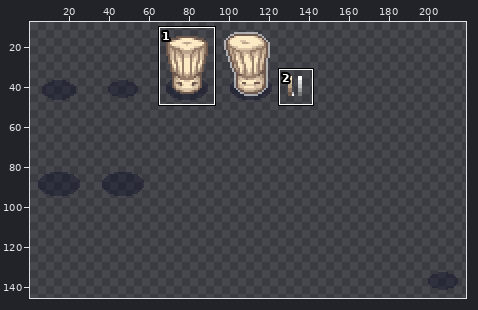
Edited in one commit: pixel-art file (src/- Resource Dump/Aseprite/chef_hat.ase). The picture above shows the old version from afar; the outline marks the close-up.
Close-up. Before the edit:
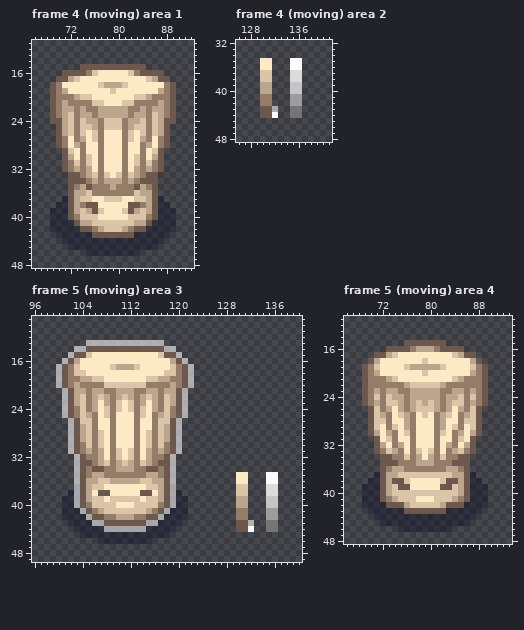
256x256 pixels, 12 frames. Colours within 5 levels of each other are drawn and written as one. Shown: frame 4 (moving) area 1: x 66..92, y 11..48; frame 4 (moving) area 2: x 126..141, y 32..48; frame 5 (moving) area 3: x 96..140, y 9..49; frame 5 (moving) area 4: x 66..93, y 11..48. The wide view leaves out empty margins. The commit also changed other frames or places, which this record leaves out.
New version:
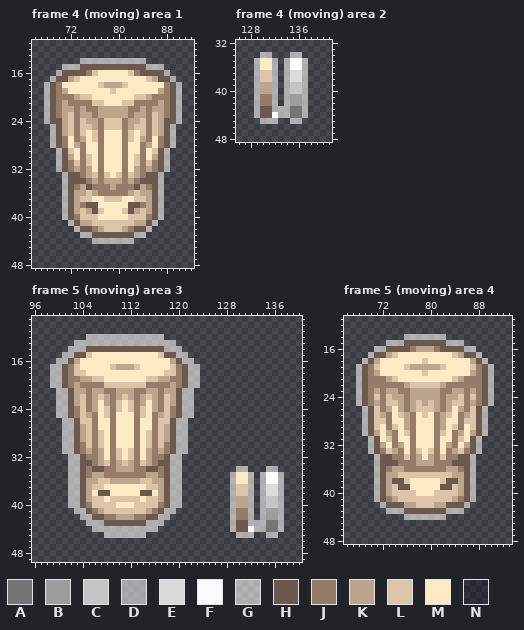
Palette (. is transparent): A #757575  B #9d9d9d  C #c5c5c5  D #cdced3b7  E #dbdbdb  F #fbfbfb  G #ffffff93  H #6d584e  J #947c68  K #bca58d  L #dbc4a7  M #fbeac4  N #01041e55
Edits made:
layer "Shadow" now hidden
Changed rows in their new state; - is an unchanged pixel.
Frame 4 (moving) area 1:
first column x 68:
14 ------GGGGGGGGGGG------
15 ---GGG-----------GGG---
16 --G-----------------G--
17 -G-------------------G-
18 G---------------------G
19 G---------------------G
20 G---------------------G
21 G---------------------G
22 G---------------------G
23 G---------------------G
24 G---------------------G
25 -G-------------------G-
26 -G-------------------G-
27 -G-------------------G-
28 -G-------------------G-
29 --G-----------------G--
30 --G-----------------G--
31 --G-----------------G--
32 --G-----------------G--
33 ---G---------------G---
34 ---G---------------G---
35 ---G---------------G---
36 ---G----K-----K----G---
37 ---G---------------G---
38 --.G---------------G.--
39 -..G---------------G..-
40 -..G---------------G..-
41 -...G-------------G...-
42 -....G-----------G....-
43 --....GG-------GG....--
44 ---.....GGGGGGG.....---
45 ----...............----
46 -------.........-------
Frame 4 (moving) area 2, layer "Layer 1":
first column x 129:
34 -GG---GG-
35 G--G-G--G
36 G--G-G--G
37 G--G-G--G
38 G--G-G--G
39 G--G-G--G
40 G--G-G--G
41 G--G-G--G
42 G--G-G--G
43 G---GG--G
44 G---GG--G
45 -GGG--GG-
Frame 5 (moving) area 3:
first column x 99:
12 ------GGGGGGGGGGGGG--------------------
13 ----GG-------------GG------------------
14 ---G-----------------G-----------------
15 --G-------------------G----------------
16 -G---------------------G---------------
17 G-----------------------G--------------
18 G-----------------------G--------------
19 G-----------------------G--------------
20 G-----------------------G--------------
21 -G---------------------G---------------
22 -G---------------------G---------------
23 -G---------------------G---------------
24 -G---------------------G---------------
25 -G---------------------G---------------
26 --G-------------------G----------------
27 --G-------------------G----------------
28 --G-------------------G----------------
29 --G-------------------G----------------
30 --G-------------------G----------------
31 --G-------------------G----------------
32 ---G-----------------G-----------------
33 ---G-----------------G-----------------
34 ---G-----------------G---------GG---GG-
35 ---G-----------------G--------G--G-G--G
36 ---G-----------------G--------G--G-G--G
37 ---GG---------------GG--------G--G-G--G
38 ---GG---------------GG--------G--G-G--G
39 --.GG---------------GG.-------G--G-G--G
40 --.GG---------------GG.-------G--G-G--G
41 --..GG-------------GG..-------G--G-G--G
42 --...GG-----------GG...-------G--G-G--G
43 ---...GGG-------GGG...--------G---GG--G
44 ----...GGGGGGGGGGG...---------G---GG--G
45 -----....GGGGGGG....-----------GGG--GG-
46 --------.........----------------------
Frame 5 (moving) area 4:
first column x 68:
14 --------GGGGGGG--------
15 -----GGG-------GGG-----
16 ---GG-------------GG---
17 --G-----------------G--
18 -G-------------------G-
19 G---------------------G
20 G---------------------G
21 G---------------------G
22 G---------------------G
23 G---------------------G
24 G---------------------G
25 G---------------------G
26 -G-------------------G-
27 -G-------------------G-
28 -G-------------------G-
29 -G-------------------G-
30 -G-------------------G-
31 --G-----------------G--
32 --G-----------------G--
33 --G-----------------G--
34 ---G---------------G---
35 ---G---------------G---
36 ---G---------------G---
37 ---G---------------G---
38 --.G---------------G.--
39 -..G---------------G..-
40 -..G------MMM------G..-
41 -..G------LLL------G..-
42 -...G----K---K----G...-
43 --...GGG-------GGG...--
44 ---.....GGGGGGG.....---
45 ----...............----
46 -------.........-------
Changed places in both close-ups, as pixel boxes (x1, y1, x2, y2):
changed: (44, 58, 182, 256)
added: (254, 52, 308, 124)
changed: (50, 334, 200, 544)
added: (230, 466, 284, 538)
changed: (356, 334, 494, 532)
